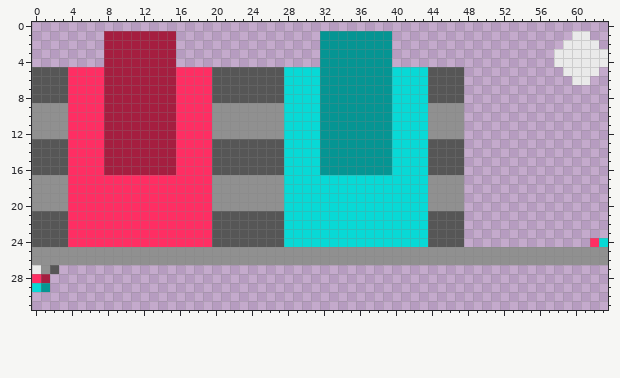
Pixel-art sprite, stored at res/sprites/tanks.png. The picture above is the old version.
The file is 64x64 pixels. Shown: x 0..63, y 0..31.
Now the later version:
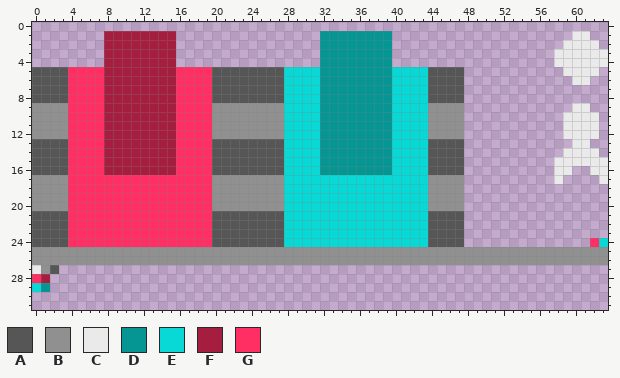
Palette (. is transparent): A #565656  B #909090  C #eaeaea  D #059593  E #08d9d6  F #a51e40  G #ff2e63
The edit:
Colour C is added in row 9 at x 60 to 61; in rows 10 to 12 at x 59 to 62; in row 13 at x 60 to 61; in row 14 at x 59 to 62; in row 15 at x 58 to 63; in row 16 at x 58 to 59 and 62 to 63.
Colour C is added in row 17 at x 58 and 63.
